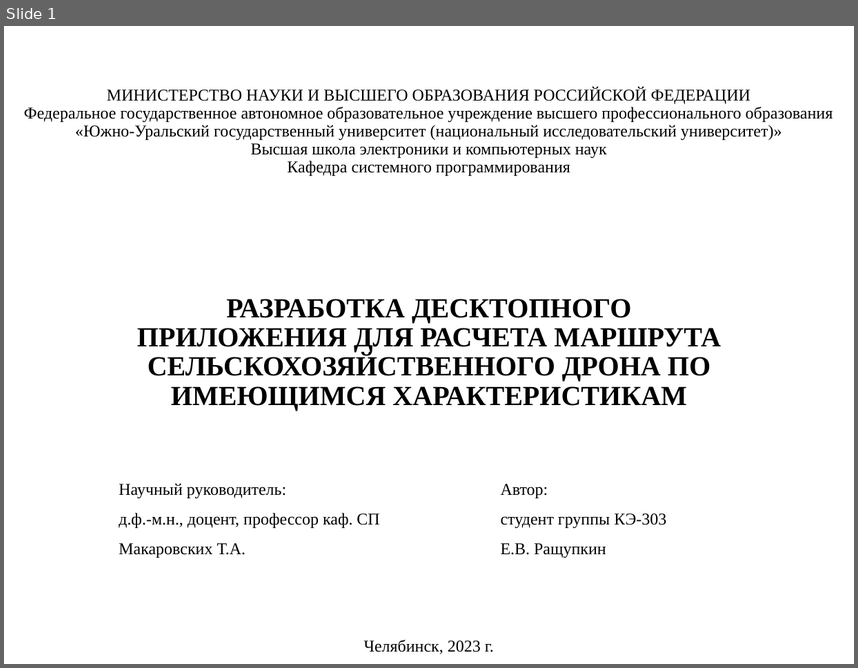
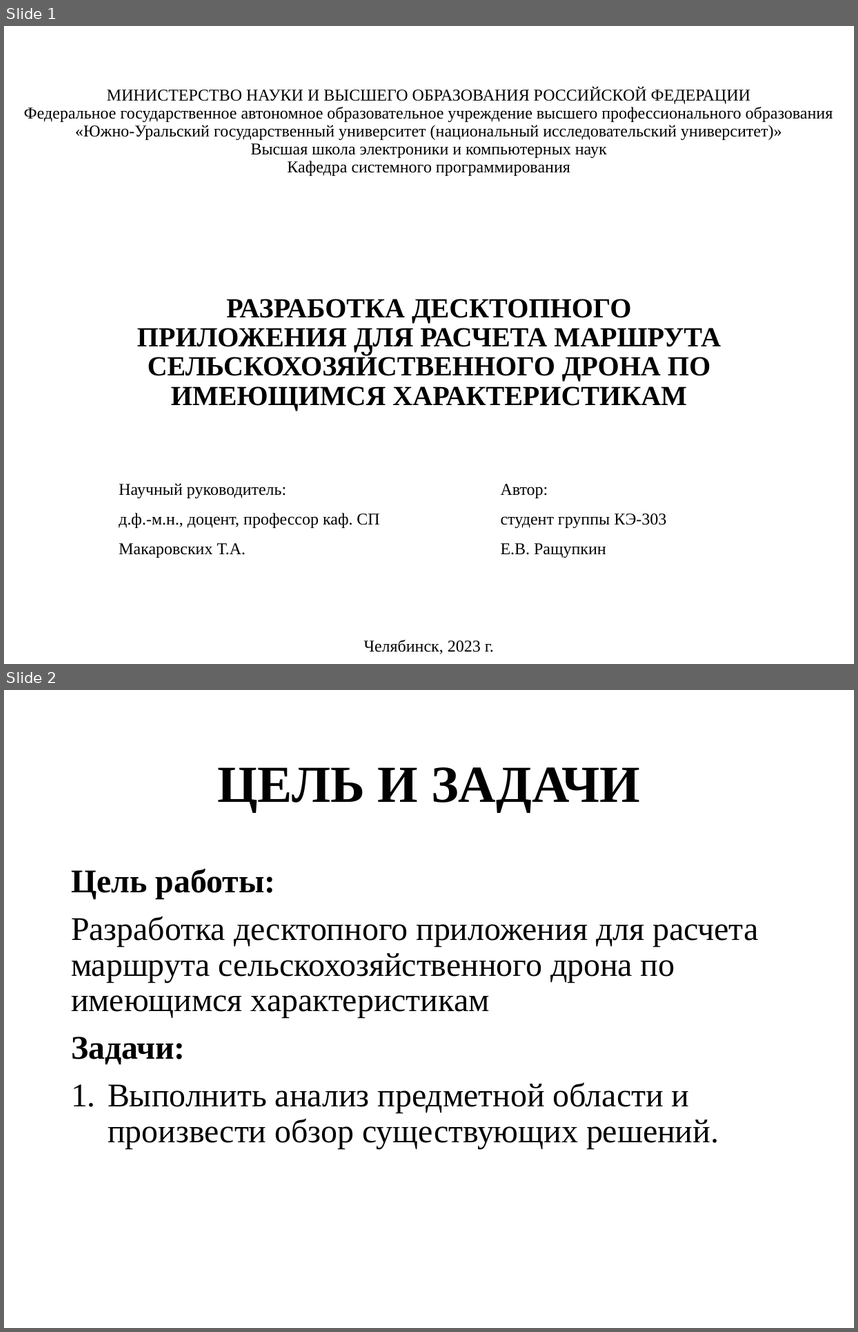
Before and after one commit to evgenkot/uav-route-calculation, a slide deck: doc/Raschupkin_EV_UAV_Route_Planning.pptx. Shown one above the other, each under a label of ours: slide 1 before the commit, slides 1 and 2 after it. The pictures are 858x668 and 858x1332 pixels, drawn with LibreOffice and Linux fonts; fonts in the diff are those of the drawing. Boxes give left, top, right and bottom in pixels: in the first picture for what was removed or moved away, otherwise in the second. Text is boxed around its words. In the diff, an @@ line names an element or a change of style, - is before the commit and + after.

```diff
--- a/doc/Raschupkin_EV_UAV_Route_Planning.pptx
+++ b/doc/Raschupkin_EV_UAV_Route_Planning.pptx
@@ slide 2 added at (4, 690, 854, 1328), background #FFFFFF @@
@@ title added at (217, 767, 639, 812), 44 pt, text #000000, bold @@
+ЦЕЛЬ И ЗАДАЧИ
@@ text added at (71, 868, 758, 1149), 28 pt, text #000000 @@
+Цель работы:
+Разработка десктопного приложения для расчета маршрута сельскохозяйственного дрона по имеющимся характеристикам
+Задачи:
+1. Выполнить анализ предметной области и произвести обзор существующих решений.
```
Also in this commit, not shown: 2 other slides added, 1 slide removed, 1 other file.
